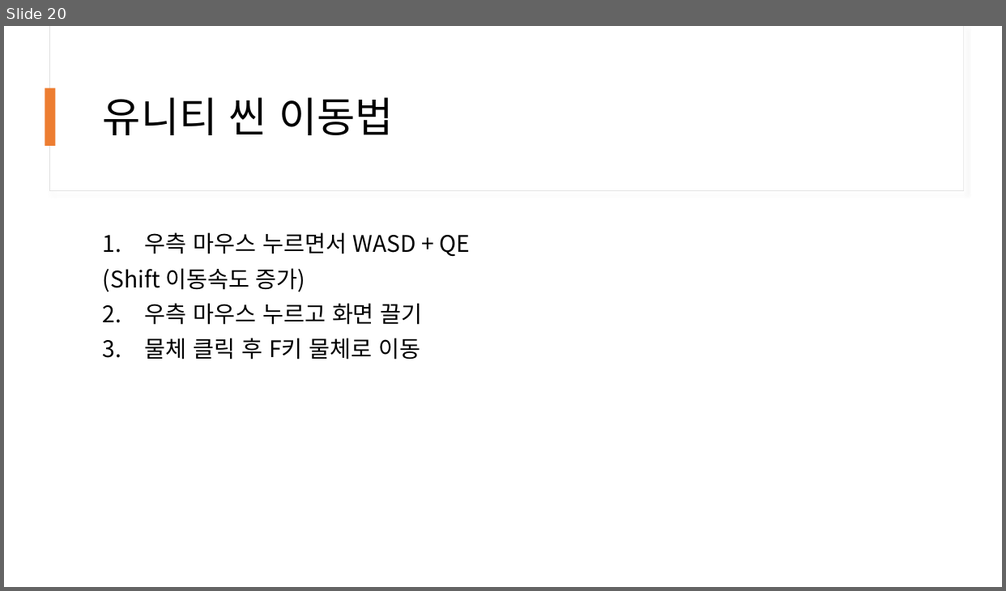
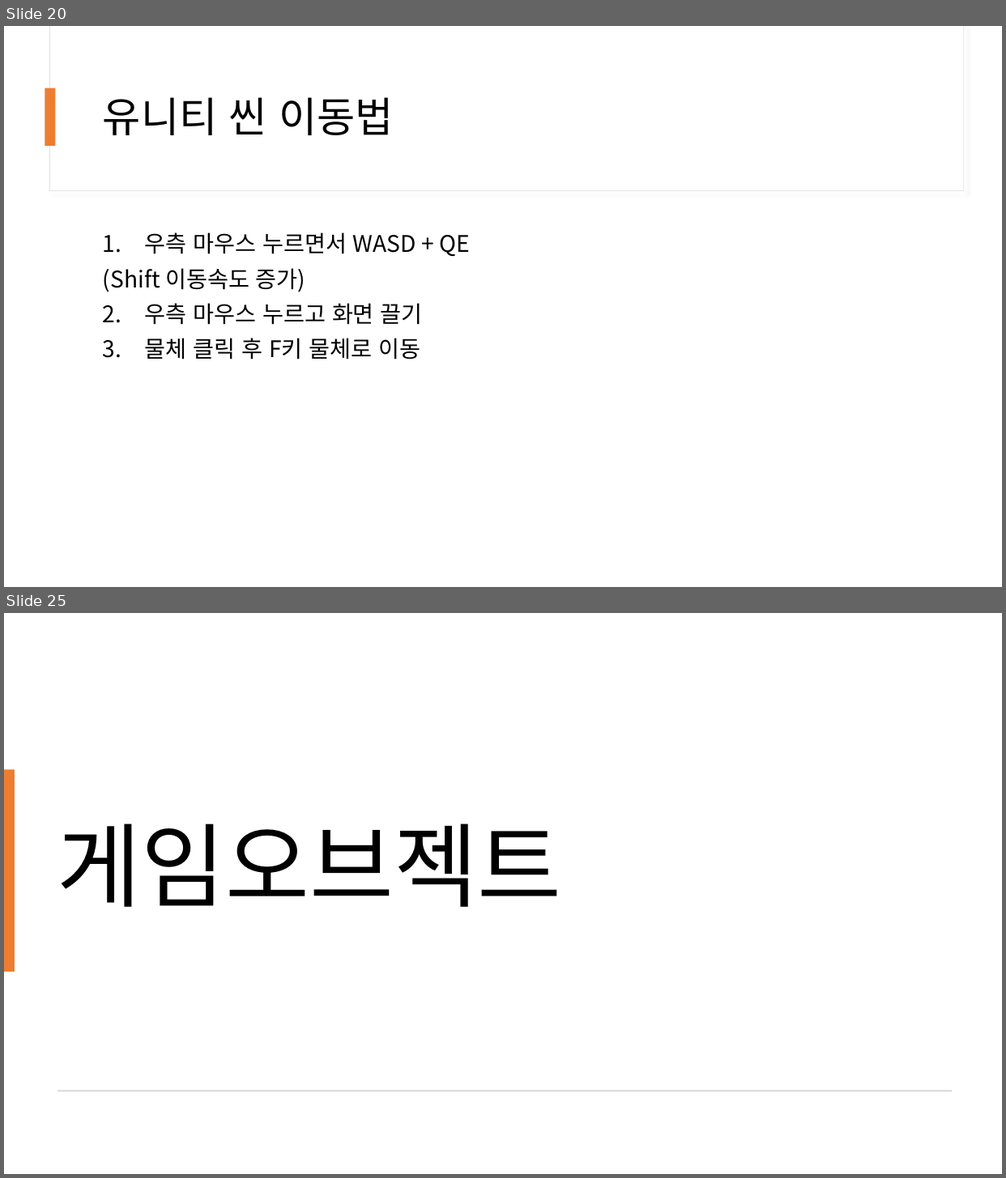
Before and after one commit to kjh99660/Study_powerpoint, a slide deck: c# 스터디 5주 차.pptx. Shown one above the other, each under a label of ours: slide 20 before the commit, slides 20 and 25 after it; the slides between them are not shown. The pictures are 1006x591 and 1006x1178 pixels, drawn with LibreOffice and Linux fonts; fonts in the diff are those of the drawing. Boxes give left, top, right and bottom in pixels: in the first picture for what was removed or moved away, otherwise in the second. Text is boxed around its words. In the diff, an @@ line names an element or a change of style, - is before the commit and + after.

```diff
--- a/c# 스터디 5주 차.pptx
+++ b/c# 스터디 5주 차.pptx
@@ slide 25 added at [4,613,1002,1174], background #FFFFFF @@
@@ rectangle added at [4,769,15,972], fill #ED7D31 @@
@@ title added at [57,824,562,907], 88 pt, text #000000 @@
+게임오브젝트
@@ rectangle added at [57,1091,952,1093], fill #D5D5D5 @@
```
Also in this commit, not shown: 3 slides changed, 5 other slides added, 1 slide removed, 1 other file.
